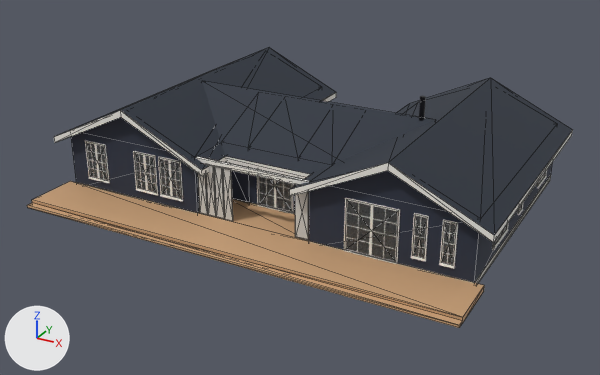
Before and after pictures for a commit that changed the glTF model i0k9g95har/teder224_c0_p1_m1.glb.
Camera for both pictures: a camera (50 mm lens) standing at (17.9, -24.2, 16.8) and looking at (0.3, 7.9, 0.7). Lighting does not change. The marker at lower left points along +X, +Y and +Z. The older version comes first. Mesh edges are drawn as thin lines on the coarser meshes.

Names of what the first picture shows: 'deck', 'fascia', 'frame', 'glass', 'panel', 'plinth', 'roof', 'wall' and 1 more.
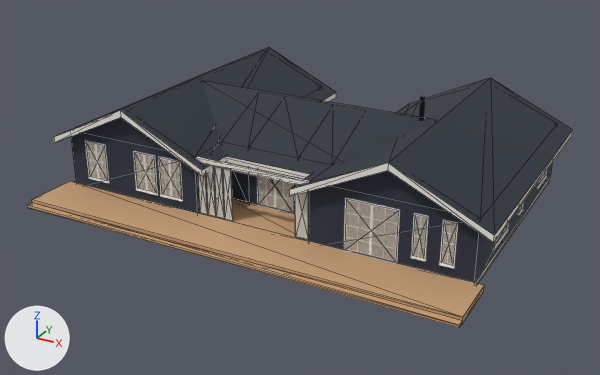
Location of each change, [x1, y1, x2, y2] in pixels of the pictures (600 x 375 px):
'glass', recoloured, surface changed
    both: [87, 143, 545, 265]

The change in detail:
Material 'glass' (mat_glass) changes colour from black #16222a to greyish blue #9fb3c0; in linear values from (0.00784, 0.0157, 0.0235) to (0.345, 0.451, 0.525).
In material 'glass' (mat_glass), alpha goes from 0.502 to 0.22.
